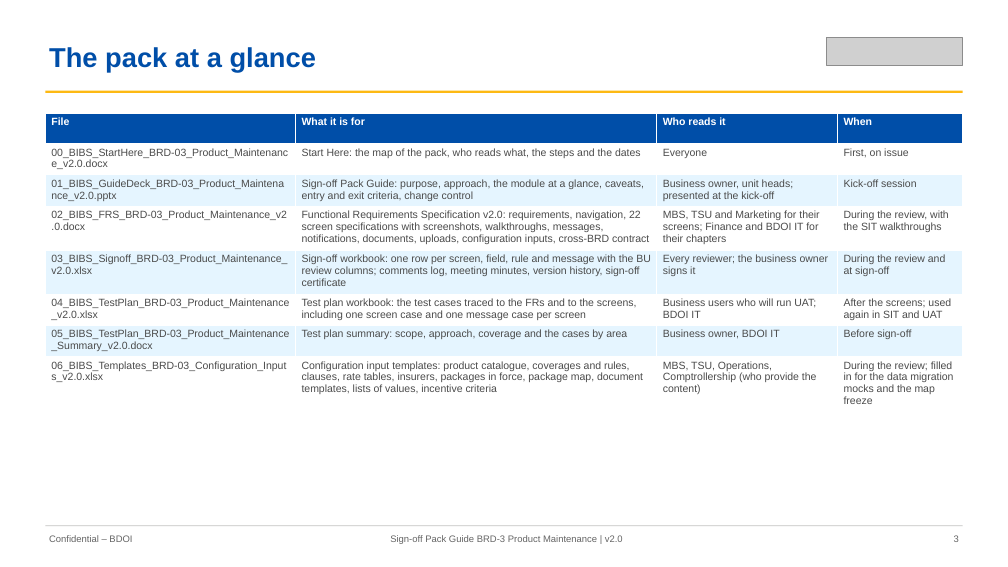
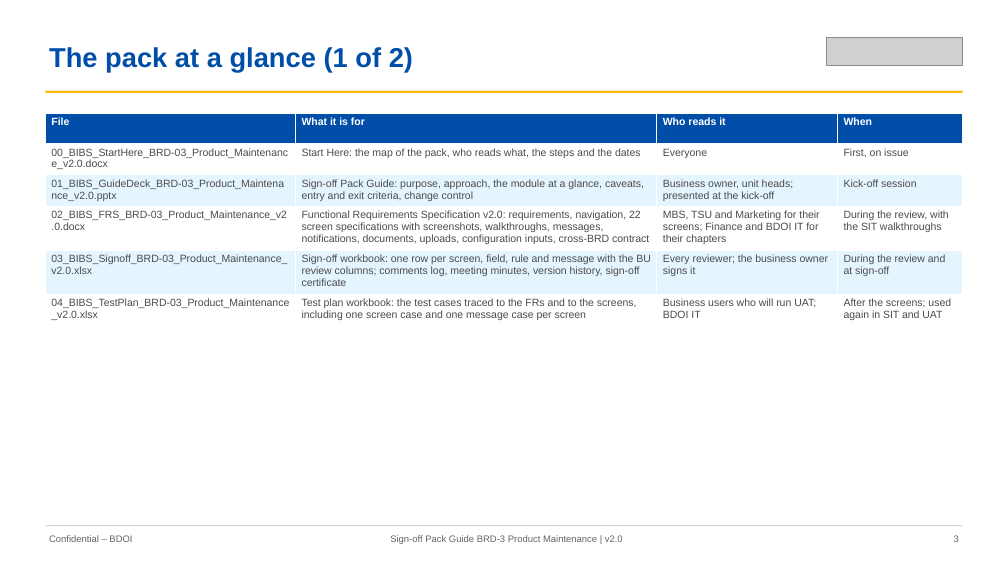
Before and after one commit to IortaTexhNXT-DEV/FinVerse, a slide deck: slide 3 of docs/deliverables/out/Drop-0_Setup_and_Data_Migration/BRD-03_Product_Maintenance/01_BIBS_GuideDeck_BRD-03_Product_Maintenance_v2.0.pptx. Drawn at 1008x567 pixels with LibreOffice and Linux fonts; fonts in the diff are those of the drawing; grey boxes stand for pictures. Boxes give left, top, right and bottom in pixels: in the first picture for what was removed or moved away, otherwise in the second. Text is boxed around its words. In the diff, an @@ line names an element or a change of style, - is before the commit and + after.

Commit message:
Drop 0 sign-off sets v2.0 with the UX screen documents: 07 UX Screen Deck, 08 UX screen register and 09 image package of BRD-03, BRD-11 and BRD-13; FRS, handbook, sign-off and migration workbooks, Start Here and guide decks rebuilt on the retaken screenshots, with the UX documents in the map of the set and in who signs what; identical landing pages and menus kept once; drop closure and drop index rebuilt

```diff
--- a/docs/deliverables/out/Drop-0_Setup_and_Data_Migration/BRD-03_Product_Maintenance/01_BIBS_GuideDeck_BRD-03_Product_Maintenance_v2.0.pptx
+++ b/docs/deliverables/out/Drop-0_Setup_and_Data_Migration/BRD-03_Product_Maintenance/01_BIBS_GuideDeck_BRD-03_Product_Maintenance_v2.0.pptx
@@ text at [49, 47, 413, 72]: text changed @@
-The pack at a glance
+The pack at a glance (1 of 2)
@@ table at [45, 113, 963, 324] @@
-row 7: 05_BIBS_TestPlan_BRD-03_Product_Maintenance_Summary_v2.0.docx | Test plan summary: scope, approach, coverage and the cases by area | Business owner, BDOI IT | Before sign-off
-row 8: 06_BIBS_Templates_BRD-03_Configuration_Inputs_v2.0.xlsx | Configuration input templates: product catalogue, coverages and rules, clauses, rate tables, insurers, packages in force, package map, document templates, lists of values, incentive criteria | MBS, TSU, Operations, Comptrollership (who provide the content) | During the review; filled in for the data migration mocks and the map freeze
```
Also in this commit, not shown: 21 other slides changed, 1 slide added, 45 other files.
